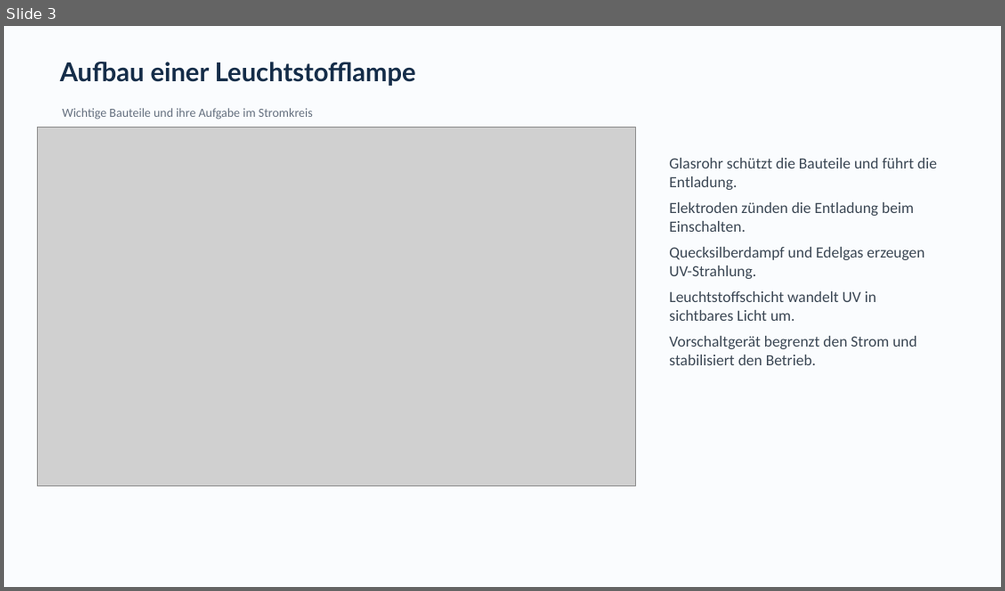
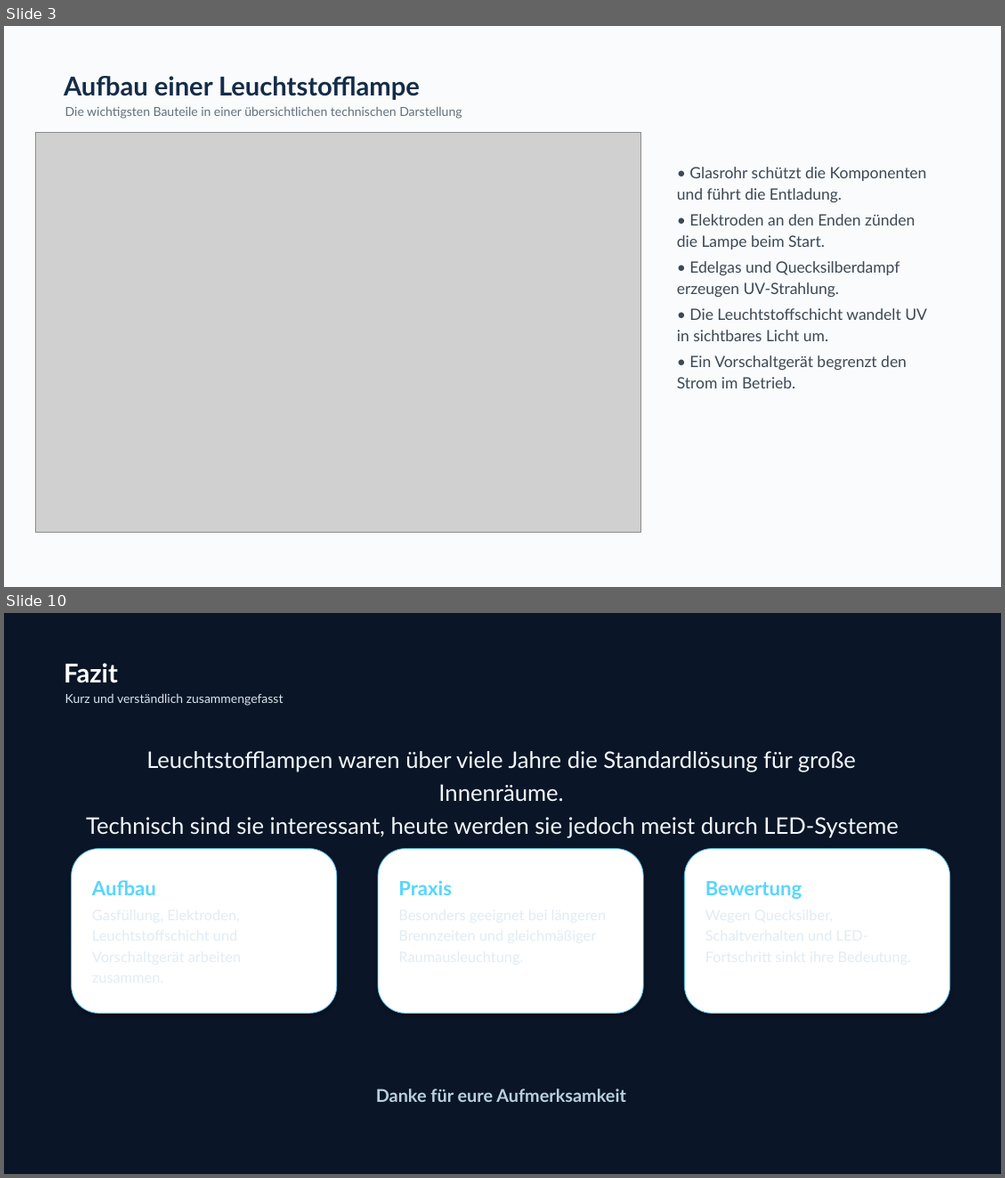
Before and after one commit to tom948899-jpg/Eulen-AGI-v1, a slide deck: Leuchtstofflampen_Praesentation.pptx. Shown one above the other, each under a label of ours: slide 3 before the commit, slides 3 and 10 after it; the slides between them are not shown. The pictures are 1005x591 and 1005x1178 pixels, drawn with LibreOffice and Linux fonts; fonts in the diff are those of the drawing; grey boxes stand for pictures. Boxes give left, top, right and bottom in pixels: in the first picture for what was removed or moved away, otherwise in the second. Text is boxed around its words. In the diff, an @@ line names an element or a change of style, - is before the commit and + after.

```diff
--- a/Leuchtstofflampen_Praesentation.pptx
+++ b/Leuchtstofflampen_Praesentation.pptx
@@ slide 10 added at [4, 613, 1001, 1174], background #0A1627 @@
@@ text added at [64, 663, 118, 683], 25 pt, text #FFFFFF, bold @@
+Fazit
@@ text added at [65, 693, 283, 706], 12 pt, text #D6E3ED @@
+Kurz und verständlich zusammengefasst
@@ text added at [86, 751, 898, 852], 22 pt, text #F1F6FA @@
+Leuchtstofflampen waren über viele Jahre die Standardlösung für große Innenräume.
+Technisch sind sie interessant, heute werden sie jedoch meist durch LED-Systeme ersetzt.
@@ rounded rectangle added at [72, 849, 337, 1013], fill #FFFFFF, outline #57B8E8 0.75 pt @@
@@ rounded rectangle added at [378, 849, 643, 1013], fill #FFFFFF, outline #57B8E8 0.75 pt @@
@@ rounded rectangle added at [685, 849, 950, 1013], fill #FFFFFF, outline #57B8E8 0.75 pt @@
@@ text added at [92, 880, 156, 895], 19 pt, text #57D6FF, bold @@
+Aufbau
@@ text added at [398, 880, 452, 895], 19 pt, text #57D6FF, bold @@
+Praxis
@@ text added at [705, 881, 802, 899], 19 pt, text #57D6FF, bold @@
+Bewertung
@@ text added at [376, 1088, 626, 1102], 17 pt, text #B8D0E2, bold @@
+Danke für eure Aufmerksamkeit
@@ slide 3 changed as well @@
@@ background #FAFCFE to #F9FBFD @@
@@ text "Aufbau einer Leuchtstofflampe": place and size @@
-text "Aufbau einer Leuchtstofflampe" at [60, 62, 416, 86]
+text "Aufbau einer Leuchtstofflampe" at [64, 76, 420, 100]
@@ text "Aufbau einer Leuchtstofflampe" at [64, 76, 420, 100]: line spacing 1 to 1.2 @@
@@ picture: place and size @@
-picture at [38, 127, 636, 486]
+picture at [35, 132, 641, 532]
@@ text at [65, 106, 461, 119]: text changed; font Calibri to Lato; text colour #646F7E to #63707C @@
-Wichtige Bauteile und ihre Aufgabe im Stromkreis
+Die wichtigsten Bauteile in einer übersichtlichen technischen Darstellung
@@ text at [677, 167, 927, 388]: text changed; font Calibri to Lato; text colour #3A4653 to #3C4854 @@
-Glasrohr schützt die Bauteile und führt die Entladung.
-Elektroden zünden die Entladung beim Einschalten.
-Quecksilberdampf und Edelgas erzeugen UV-Strahlung.
-Leuchtstoffschicht wandelt UV in sichtbares Licht um.
-Vorschaltgerät begrenzt den Strom und stabilisiert den Betrieb.
+• Glasrohr schützt die Komponenten und führt die Entladung.
+• Elektroden an den Enden zünden die Lampe beim Start.
+• Edelgas und Quecksilberdampf erzeugen UV-Strahlung.
+• Die Leuchtstoffschicht wandelt UV in sichtbares Licht um.
+• Ein Vorschaltgerät begrenzt den Strom im Betrieb.
```
Also in this commit, not shown: 1 other slide changed, 7 other slides added, 8 slides removed.
